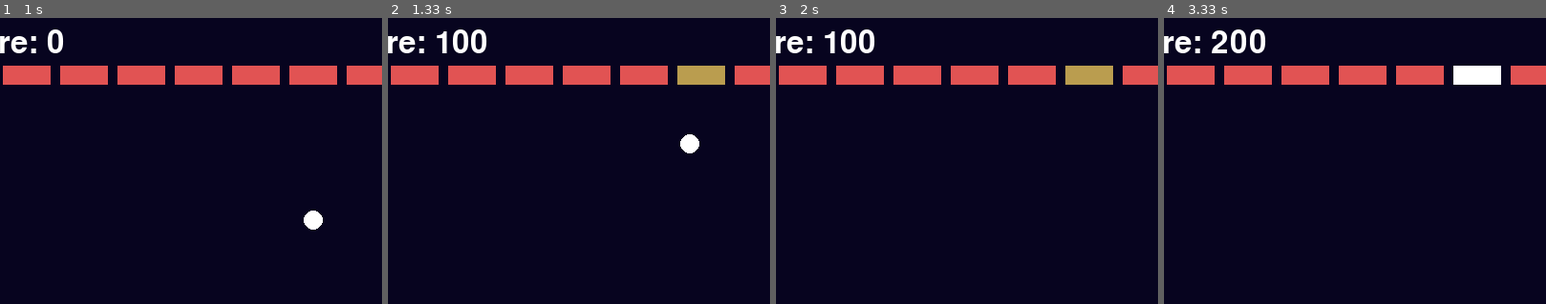
Above: before the commit, frames 1-4 (left to right).
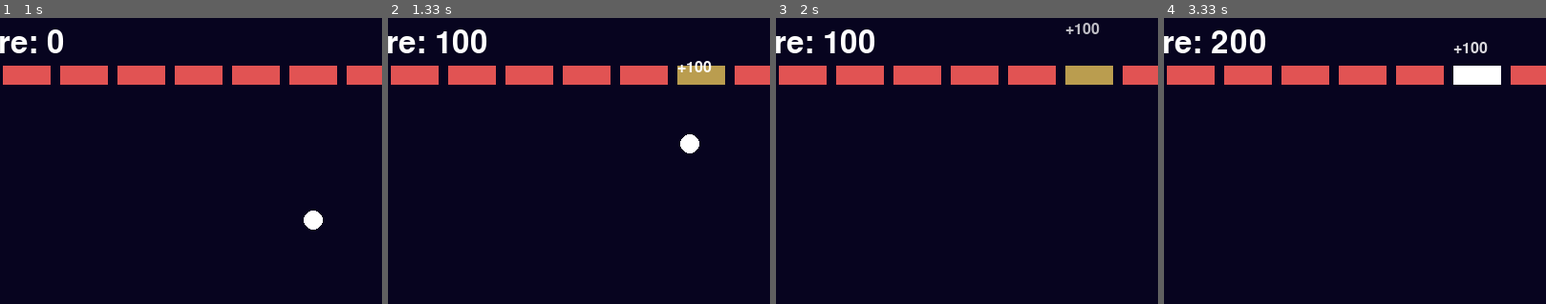
Above: after the commit, the same moments.

Repository: gnikkoch96/pygame-projects
Game: pygame game, started from brick_breaker/main.py
Same seed, same stepped clock (60 frames per second), same inputs: the game is played once before the commit and once after it.
Inputs (mouse positions are % of the whole screen's width and height, from its top left):
- Up to frame 1 (1 s): click (50, 50) at 0.38 s; click (60, 72) at 0.72 s
- Up to frame 2 (1.33 s): click (87, 85) at 1.05 s
- Up to frame 3 (2 s): click (26, 30) at 1.38 s; click (50, 62) at 1.72 s
- Up to frame 4 (3.33 s): click (34, 17) at 2.05 s; click (85, 76) at 2.38 s; click (18, 60) at 2.72 s; click (21, 31) at 3.05 s
The pictures show only the part of the screen within x 9-59%, y 0-50%; the shares and areas given below are measured in that part.

Frame 1 is identical in both runs. In frame 2, 0.2% of the frame differs, in the area x 75-85%, y 15-19%; in frame 3, 0.2%, in the area x 75-85%, y 1-6%; in frame 4, 0.2%.

Commit message:
feat: text animation to display points earned when ball collides with brick

Diff:
--- a/brick_breaker/main.py
+++ b/brick_breaker/main.py
@@ -50,12 +50,21 @@
     if not game_state.player.ball_attached:
         game_state.ball.update()
 
+    for text_anim in game_state.text_animations[:]:
+        text_anim['timer'] -= 1
+        text_anim['alpha'] = max(0, int(255 * (text_anim['timer'] / 180)))
+        text_anim['y'] -= 1
+
+        if text_anim['timer'] <= 0:
+            game_state.text_animations.remove(text_anim)
+
 def render_hud():
     score_label = hud_font.render(f"Score: {game_state.score}", True, pygame.Color("#ffffff"))
     screen.blit(score_label, (10, 10))
 
     lives_label = hud_font.render(f"Lives: {game_state.player.lives}", True, pygame.Color("#ffffff"))
     screen.blit(lives_label, (SCREEN_WIDTH - 140, 10))
+
 def render():
     screen.fill(pygame.Color(BACKGROUND_COLOR))
 
@@ -65,6 +74,11 @@
     game_state.player.render(screen, game_state, dialog_font, button_font)
     game_state.ball.render(screen)
     render_hud()
+
+    for anim in game_state.text_animations:
+        text_surf = button_font.render(anim['text'], True, pygame.Color(anim['text_color']))
+        text_surf.set_alpha(anim['alpha'])
+        screen.blit(text_surf, (anim['x'], anim['y']))
 
     pygame.display.flip()
 
--- a/brick_breaker/utils/collision.py
+++ b/brick_breaker/utils/collision.py
@@ -32,3 +32,13 @@
 
             # update score
             game_state.score += 100
+
+            # add animation earned
+            game_state.text_animations.append({
+                'text': f"+{100}",
+                'x': brick.x,
+                'y': brick.y,
+                'alpha': 255,
+                'text_color': "#ffffff",
+                'timer': 180 # 3 seconds at 60FPS
+            })
--- a/brick_breaker/utils/game_state.py
+++ b/brick_breaker/utils/game_state.py
@@ -1,7 +1,7 @@
 from entities.ball import Ball
 from entities.brick import Brick
 from entities.player import Player
-from typing import List
+from typing import List, Dict, Union
 from config import SCREEN_HEIGHT, SCREEN_WIDTH
 from utils.brick_generation import generate_bricks_by_row
 
@@ -13,14 +13,13 @@
         self.ball: Ball = Ball(0, 0)
         self.player: Player = Player(SCREEN_WIDTH //2, SCREEN_HEIGHT - 25, self.ball)
         self.bricks: List[Brick] = generate_bricks_by_row(self.level)
+        self.text_animations: List[Dict[str, Union[str, int]]] = []
 
     def reset(self):
         self.score = 0
         self.running = True
-
         self.player.reset_ball()
         self.player.lives = 3
-
         self.bricks: List[Brick] = generate_bricks_by_row(self.level)
 
     def next_level(self):
